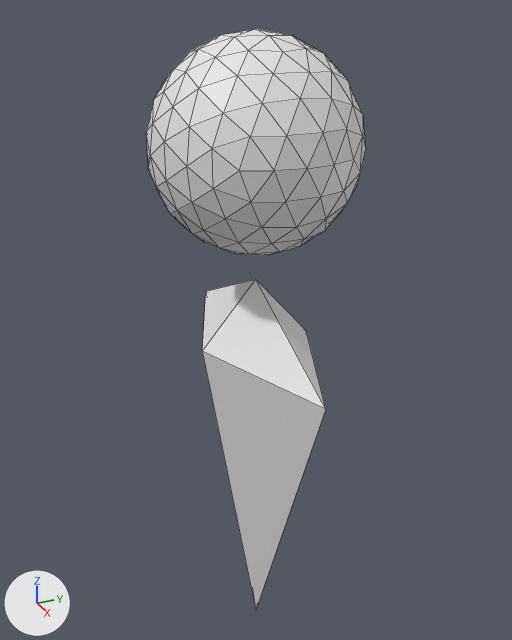
The glTF model person_icon_v3.glb: old version first, new version second.
The view is the same before and after, from a 50 mm lens placed at (1.785, -0.803, 0.961), pointed at (-0.063, 0.029, 0.037). Lighting does not change. The marker at lower left points along +X, +Y and +Z. The picture after the commit comes second. Mesh edges are drawn as thin lines.

Names of what the first picture shows: 'geometry_0'.
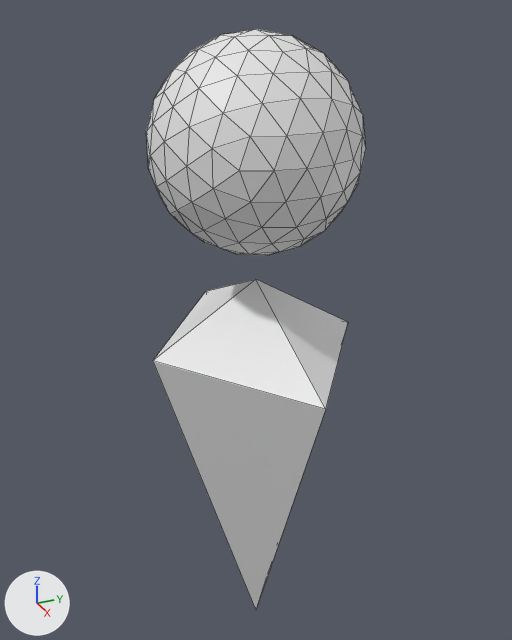
The edits, one by one:
me_geometry_0 is used by ob_geometry_0; location (0.0, 0.0, 0.0).
me_geometry_0 had 168 vertices, 328 faces and spanned x -0.44..0.44, y -0.3..0.3, z -1.12..0.88.
me_geometry_0 now has 168 vertices, 328 faces and spans x -0.44..0.44, y -0.33..0.33, z -1.12..0.88.
Part 1, on me_geometry_0:
Vertex 1 of me_geometry_0 moves from (0.0, -0.17, 0.0) at pixel (202, 351) to (0.0, -0.33, 0.0) at pixel (152, 360).
Part 2, on me_geometry_0:
Vertex 3 of me_geometry_0 moves from (0.0, 0.17, 0.0) at pixel (306, 330) to (0.0, 0.33, 0.0) at pixel (348, 322).

Changed parts and their boxes [x1, y1, x2, y2] in the pictures (512 x 640 px; the box of a moved part takes in the faces that stretch with it):
'geometry_0', reshaped
    before: [146, 29, 366, 608]
    after: [146, 29, 366, 609]
part 1 of me_geometry_0, moved or reshaped
    before: [202, 279, 326, 608]
    after: [153, 279, 326, 609]
part 2 of me_geometry_0, moved or reshaped
    before: [257, 281, 326, 409]
    after: [256, 279, 348, 409]
